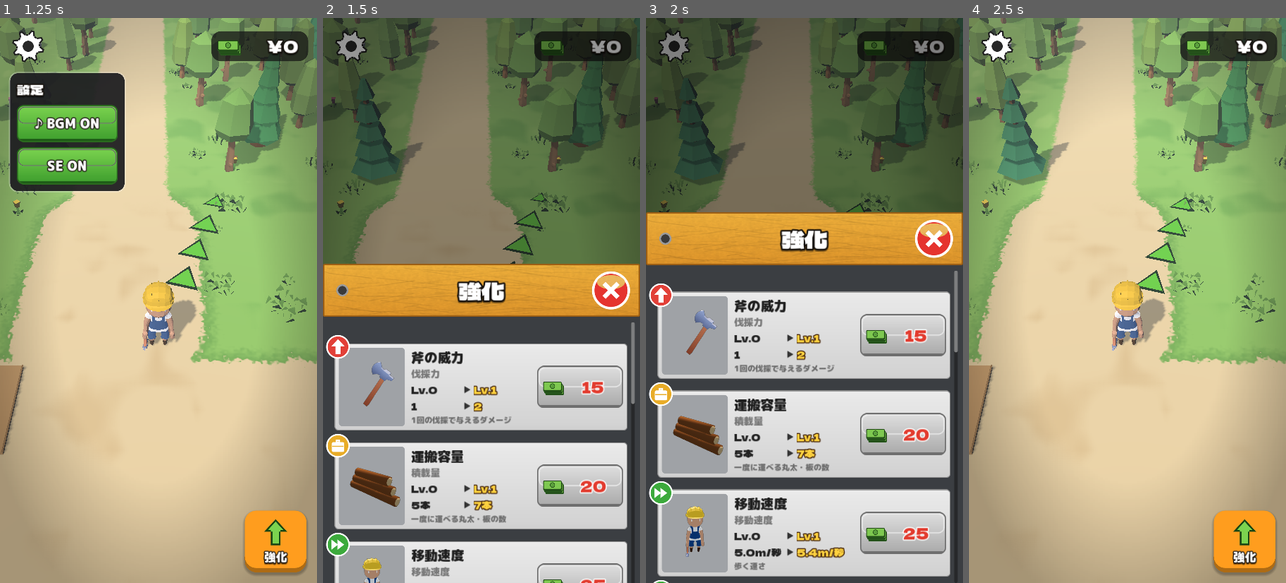
Above: before the commit, frames 1-4 (left to right).
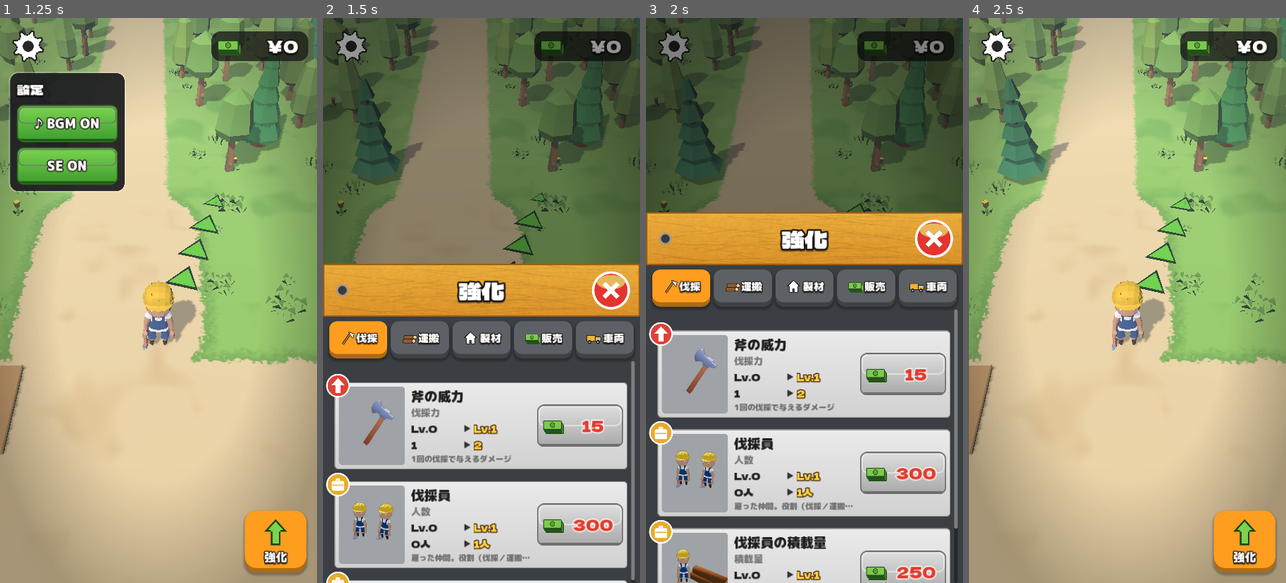
Above: after the commit, the same moments.

Repository: seoooma/tree-miner
Game: Godot game, scene res://scenes/main.tscn
Same seed, same stepped clock (60 frames per second), same inputs: the game is played once before the commit and once after it.
Inputs (mouse positions are in pixels of both pictures, inside the frame that each line leads up to):
- Up to frame 1 (1.25 s): click (28, 46) at 0.52 s
- Up to frame 2 (1.5 s): click (598, 543) at 1.27 s
- Up to frame 3 (2 s): no input
- Up to frame 4 (2.5 s): click (1257, 238) at 2.02 s

Frame 1 is identical in both runs. In frame 2, 28% of the frame differs, in the area x 0-99%, y 53-100%; in frame 3, 33%, in the area x 0-99%, y 44-100%; in frame 4, nothing differs.

Commit message:
強化画面をタブ（伐採・運搬・製材・販売・車両）で分け、川への積み込み数の表示をなくす
- balance.json に upgrade_groups を追加。items に id を足すだけで新しい強化をタブに入れられる。どこにも無いものは「その他」タブに出る
- 今買える強化があるタブに赤い丸を付ける
- 伐採員の役割チップは伐採タブに出す
- 積み込み枠の下の「積載量: N」を消す
- スモークテストで、すべての強化・機械がどれかのタブに入っていることを確認する

Co-Authored-By: Claude Opus 5.5 <noreply@anthropic.com>
Claude-Session: https://claude.ai/code/session_01PjCfv8LCVJhhg1ekLBwUXh

Diff:
--- a/autoload/game_data.gd
+++ b/autoload/game_data.gd
@@ -17,6 +17,8 @@
 var trees: Array = []
 var areas: Array = []
 var upgrades: Array = []
+## 強化画面のタブ（{id, name, icon, items}）。_comment だけの要素は除く
+var upgrade_groups: Array = []
 
 var _tree_index: Dictionary = {}
 var _upgrade_index: Dictionary = {}
@@ -49,6 +51,10 @@
 	trees = data.get("trees", [])
 	areas = data.get("areas", [])
 	upgrades = data.get("upgrades", [])
+	upgrade_groups = []
+	for g in data.get("upgrade_groups", []):
+		if g is Dictionary and g.has("id"):
+			upgrade_groups.append(g)
 
 	_tree_index.clear()
 	for t in trees:
@@ -96,6 +102,14 @@
 
 
 # ---- 強化 ----
+
+## 強化（または機械）が入っている強化画面のタブの id。どのタブにも無ければ空文字
+func upgrade_group_of(id: String) -> String:
+	for g in upgrade_groups:
+		if (g.get("items", []) as Array).has(id):
+			return str(g["id"])
+	return ""
+
 
 func upgrade_def(id: String) -> Dictionary:
 	return _upgrade_index.get(id, {})
--- a/data/balance.json
+++ b/data/balance.json
@@ -107,6 +107,15 @@
 		  "weights": { "maple": 5, "oak": 25, "ebony": 70 } }
 	],
 
+	"upgrade_groups": [
+		{ "_comment": "強化画面のタブ。ゲームの流れの順に並べる。items に強化（upgrades の id）や機械（machines のキー）を入れると、そのタブにカードが出る。どこにも入っていないものは「その他」タブに出る" },
+		{ "id": "chop",   "name": "伐採", "icon": "icon_axe",    "items": ["axe_power", "lumberjack", "lumberjack_capacity"] },
+		{ "id": "carry",  "name": "運搬", "icon": "icon_log",    "items": ["capacity", "move_speed", "river", "conveyor"] },
+		{ "id": "saw",    "name": "製材", "icon": "icon_home",   "items": ["sawmill", "plank_belt"] },
+		{ "id": "sell",   "name": "販売", "icon": "icon_money",  "items": ["dock"] },
+		{ "id": "vehicle", "name": "車両", "icon": "icon_truck", "items": ["harvester", "hauler"] }
+	],
+
 	"upgrades": [
 		{ "id": "axe_power",  "name": "斧の威力",   "desc": "1回の伐採で与えるダメージ",
 		  "base_value": 1.0, "per_level": 1.0,  "base_cost": 15,  "cost_growth": 1.55, "max_level": 40, "unit": "",      "decimals": 0 },
--- a/scripts/ui/hud.gd
+++ b/scripts/ui/hud.gd
@@ -4,11 +4,18 @@
 ## - 左上: 設定（ギア）。BGM / 効果音のオン・オフはここから開く
 ## - 右上: 所持金のピル
 ## - 下: 乗る／降りる・強化のタイルボタン
-## - 強化画面: 下からせり上がるシート（カード・サムネイル・おすすめ・伐採員の役割チップ）
+## - 強化画面: 下からせり上がるシート。上のタブ（伐採・運搬・製材・販売・車両。balance.json の upgrade_groups）で切り替え、カード・サムネイル・おすすめ・伐採員の役割チップを出す
 ## - ワールド表示: プレイヤー頭上の積荷バー、機械の燃料・積荷バー、案内先が画面外のときの端のインジケーター
 ## 表示だけを担当し、ゲームの数値や処理は GameState / 各ノードが持つ。
 
 const SHEET_RATIO := 0.65
+## 強化シートのタブの位置と高さ（見出しの帯のすぐ下）
+const TABS_TOP := 122
+const TABS_HEIGHT := 84
+const TAB_ON := Color("#ff9d1e")
+const TAB_OFF := Color("#5d6166")
+## upgrade_groups のどこにも入っていない強化を集めるタブ
+const OTHER_GROUP := "_other"
 const STAT_NAMES := {
 	"axe_power": "伐採力",
 	"capacity": "積載量",
@@ -59,6 +66,10 @@
 var _roles_box: HFlowContainer
 var _roles_title: Label
 var _rows: Dictionary = {}
+var _groups: Array = []
+var _tabs: Dictionary = {}  # グループの id -> {button, dot}
+var _pages: Dictionary = {}  # グループの id -> そのタブのカードを並べる VBoxContainer
+var _current_tab := ""
 var _shown_money := 0
 var _thumbs: Thumbnails
 var _scroll: ScrollContainer
@@ -418,10 +429,12 @@
 		_set_sheet(false))
 	header.add_child(close)
 
+	_build_tabs()
+
 	var scroll := ScrollContainer.new()
 	_scroll = scroll
 	scroll.set_anchors_preset(Control.PRESET_FULL_RECT)
-	scroll.offset_top = 124
+	scroll.offset_top = TABS_TOP + TABS_HEIGHT + 6
 	scroll.offset_left = 4
 	scroll.offset_right = -12
 	scroll.horizontal_scroll_mode = ScrollContainer.SCROLL_MODE_DISABLED
@@ -433,32 +446,138 @@
 	margin.add_theme_constant_override("margin_top", 18)
 	margin.add_theme_constant_override("margin_right", 8)
 	scroll.add_child(margin)
-	var list := VBoxContainer.new()
-	list.size_flags_horizontal = Control.SIZE_EXPAND_FILL
-	list.add_theme_constant_override("separation", 26)
-	margin.add_child(list)
-	var top_pad := Control.new()
-	top_pad.custom_minimum_size = Vector2(0, 4)
-	list.add_child(top_pad)
-
+	var pages := VBoxContainer.new()
+	pages.size_flags_horizontal = Control.SIZE_EXPAND_FILL
+	margin.add_child(pages)
+	for g in _groups:
+		var list := VBoxContainer.new()
+		list.size_flags_horizontal = Control.SIZE_EXPAND_FILL
+		list.add_theme_constant_override("separation", 26)
+		pages.add_child(list)
+		var top_pad := Control.new()
+		top_pad.custom_minimum_size = Vector2(0, 4)
+		list.add_child(top_pad)
+		_pages[g["id"]] = list
+
+	# カードは balance.json の upgrades → machines の順。どのタブに入るかは upgrade_groups で決める
 	for def in GameData.upgrades:
-		_build_card(list, def)
+		_build_card(_page_for(str(def["id"])), def)
 	# 機械（伐採機・運搬車）もほかの強化と同じカードで買う。Lv = ランク
 	for kind in GameData.machines:
 		if str(kind).begins_with("_"):
 			continue
 		var m: Dictionary = GameData.machines[kind]
-		_build_card(list, {"id": kind, "name": m.get("name", kind), "desc": m.get("desc", "")})
-
+		_build_card(_page_for(kind), {"id": kind, "name": m.get("name", kind), "desc": m.get("desc", "")})
+
+	# 伐採員の役割は伐採員のカードと同じタブに出す
+	var roles_page := _page_for("lumberjack")
 	_roles_title = UiKit.label("伐採員の役割（タップで切り替え）", 26)
-	list.add_child(_roles_title)
+	roles_page.add_child(_roles_title)
 	_roles_box = HFlowContainer.new()
 	_roles_box.add_theme_constant_override("h_separation", 12)
 	_roles_box.add_theme_constant_override("v_separation", 12)
-	list.add_child(_roles_box)
-	var bottom_pad := Control.new()
-	bottom_pad.custom_minimum_size = Vector2(0, 30)
-	list.add_child(bottom_pad)
+	roles_page.add_child(_roles_box)
+	for g in _groups:
+		var bottom_pad := Control.new()
+		bottom_pad.custom_minimum_size = Vector2(0, 30)
+		(_pages[g["id"]] as Control).add_child(bottom_pad)
+	_select_tab(str(_groups[0]["id"]))
+
+
+## タブの一覧を作る。balance.json の upgrade_groups に入っていない強化・機械があれば、最後に「その他」タブを足す
+func _collect_groups() -> Array:
+	var groups: Array = []
+	for g in GameData.upgrade_groups:
+		groups.append(g)
+	var ids: Array = []
+	for def in GameData.upgrades:
+		ids.append(str(def["id"]))
+	for kind in GameData.machines:
+		if not str(kind).begins_with("_"):
+			ids.append(str(kind))
+	for id in ids:
+		if GameData.upgrade_group_of(id) == "":
+			groups.append({"id": OTHER_GROUP, "name": "その他", "icon": "icon_upgrade", "items": []})
+			break
+	return groups
+
+
+## カードが入るタブの id（どこにも入っていなければ「その他」）
+func _tab_of(id: String) -> String:
+	var g := GameData.upgrade_group_of(id)
+	return g if _pages.has(g) else OTHER_GROUP
+
+
+func _page_for(id: String) -> VBoxContainer:
+	return _pages[_tab_of(id)]
+
+
+## 見出しの下のタブ（伐採・運搬・製材・販売・車両）。選んでいるタブはオレンジ、ほかは灰色
+func _build_tabs() -> void:
+	_groups = _collect_groups()
+	var bar := HBoxContainer.new()
+	bar.set_anchors_preset(Control.PRESET_TOP_WIDE)
+	bar.offset_top = TABS_TOP
+	bar.offset_bottom = TABS_TOP + TABS_HEIGHT
+	bar.offset_left = 14
+	bar.offset_right = -14
+	bar.add_theme_constant_override("separation", 8)
+	_sheet.add_child(bar)
+	for g in _groups:
+		var gid := str(g["id"])
+		var tab := Button.new()
+		tab.focus_mode = Control.FOCUS_NONE
+		tab.size_flags_horizontal = Control.SIZE_EXPAND_FILL
+		tab.custom_minimum_size = Vector2(0, TABS_HEIGHT)
+		tab.clip_contents = false
+		bar.add_child(tab)
+		var box := HBoxContainer.new()
+		box.set_anchors_preset(Control.PRESET_FULL_RECT)
+		box.offset_bottom = -8
+		box.alignment = BoxContainer.ALIGNMENT_CENTER
+		box.add_theme_constant_override("separation", 2)
+		box.mouse_filter = Control.MOUSE_FILTER_IGNORE
+		tab.add_child(box)
+		var ic := TextureRect.new()
+		ic.texture = UiKit.icon(str(g.get("icon", "icon_upgrade")))
+		ic.custom_minimum_size = Vector2(38, 38)
+		ic.expand_mode = TextureRect.EXPAND_IGNORE_SIZE
+		ic.stretch_mode = TextureRect.STRETCH_KEEP_ASPECT_CENTERED
+		ic.size_flags_vertical = Control.SIZE_SHRINK_CENTER
+		ic.mouse_filter = Control.MOUSE_FILTER_IGNORE
+		box.add_child(ic)
+		var l := UiKit.label(str(g.get("name", gid)), 24, false, Color.WHITE, 7)
+		l.vertical_alignment = VERTICAL_ALIGNMENT_CENTER
+		box.add_child(l)
+		# 今買える強化があるタブに付ける赤い丸
+		var dot := Panel.new()
+		dot.add_theme_stylebox_override("panel", UiKit.flat_box(UiKit.PRICE_RED, 11, 3, Color.WHITE))
+		dot.set_anchors_preset(Control.PRESET_TOP_RIGHT)
+		dot.offset_left = -18
+		dot.offset_right = 4
+		dot.offset_top = -6
+		dot.offset_bottom = 16
+		dot.mouse_filter = Control.MOUSE_FILTER_IGNORE
+		dot.visible = false
+		tab.add_child(dot)
+		tab.button_down.connect(func() -> void: box.position.y = 6)
+		tab.button_up.connect(func() -> void: box.position.y = 0)
+		tab.pressed.connect(func() -> void:
+			if _current_tab != gid:
+				Audio.play("ui", -4.0)
+			_select_tab(gid))
+		_tabs[gid] = {"button": tab, "dot": dot}
+
+
+func _select_tab(gid: String) -> void:
+	_current_tab = gid
+	for key in _tabs:
+		var on: bool = key == gid
+		UiKit.flat_skin(_tabs[key]["button"], TAB_ON if on else TAB_OFF, 18)
+		(_pages[key] as Control).visible = on
+	if _scroll:
+		_scroll.scroll_vertical = 0
+	_fling = 0.0
 
 
 func _build_card(list: Control, def: Dictionary) -> void:
@@ -607,6 +726,7 @@
 	_money_label.text = "¥%d" % GameState.money
 
 	var best_id := _recommended()
+	var buyable_tabs: Dictionary = {}
 	for id in _rows:
 		var row: Dictionary = _rows[id]
 		var is_machine := GameData.machines.has(id)
@@ -653,12 +773,15 @@
 			button.icon = UiKit.icon("icon_money")
 			button.disabled = false
 			if affordable:
+				buyable_tabs[_tab_of(id)] = true
 				UiKit.skin_button(button, "btn_green", "btn_green_pressed", 18, 10)
 				_price_color(button, Color.WHITE, Color("#1d4a12"))
 			else:
 				UiKit.skin_button(button, "btn_gray", "", 18, 10)
 				_price_color(button, UiKit.PRICE_RED, Color(1, 1, 1, 0.9))
 		(row["ribbon"] as Label).visible = id == best_id
+	for gid in _tabs:
+		(_tabs[gid]["dot"] as Control).visible = buyable_tabs.has(gid)
 
 
 static func _price_color(b: Button, color: Color, outline: Color) -> void:
--- a/scripts/world/loading_point.gd
+++ b/scripts/world/loading_point.gd
@@ -33,7 +33,7 @@
 func refresh_text() -> void:
 	if _zone == null or line == null:
 		return
-	_zone.set_text("川へ積み込み", "積載量: %d" % line.in_transit_from(self))
+	_zone.set_text("川へ積み込み")
 
 
 func _process(delta: float) -> void:
--- a/tests/smoke_test.gd
+++ b/tests/smoke_test.gd
@@ -92,6 +92,16 @@
 	# 6. 伐採機を買う（ほかの強化と同じく、強化画面のカードのボタンで買う）
 	_check(not main.has_node("MachineShop") and get_tree().get_nodes_in_group("machines").is_empty(), "最初は機械が無い")
 	_check(main.hud._rows.has("harvester") and main.hud._rows.has("hauler"), "強化画面に伐採機・運搬車のカードがある")
+	# 強化画面はタブで分ける。すべての強化・機械が upgrade_groups のどれかのタブに入っている
+	var ungrouped: Array = []
+	for id in main.hud._rows:
+		if GameData.upgrade_group_of(id) == "":
+			ungrouped.append(id)
+	_check(ungrouped.is_empty() and main.hud._rows.size() == GameData.upgrades.size() + GameData.machines.keys().filter(func(k: String) -> bool: return not k.begins_with("_")).size(), "強化画面のカードがすべてどれかのタブに入っている%s" % ("" if ungrouped.is_empty() else " (タブ無し: %s)" % ", ".join(ungrouped)))
+	main.hud._select_tab(GameData.upgrade_group_of("harvester"))
+	_check(main.hud._pages[GameData.upgrade_group_of("harvester")].visible, "タブを切り替えると、そのタブのカードが出る")
+	_check(not main.hud._pages[GameData.upgrade_group_of("axe_power")].visible, "ほかのタブのカードは隠れる")
+	main.hud._select_tab(str(GameData.upgrade_groups[0]["id"]))
 	GameState.money = maxi(GameState.money, GameState.machine_next_cost("harvester"))
 	var money_before_machine := GameState.money
 	_press_card("harvester")
--- a/tools/cloud/shots.gd
+++ b/tools/cloud/shots.gd
@@ -1,6 +1,6 @@
 extends Node
 ## 見た目の確認用に、決まった場面のスクリーンショットを撮る（クラウドのセッション向け）。
-## 実行: tools/cloud/screenshots.sh <出力フォルダ> [幅x高さ] [撮る場面（カンマ区切り）]。fuel / upgrades / overview は名前を指定したときだけ撮る
+## 実行: tools/cloud/screenshots.sh <出力フォルダ> [幅x高さ] [撮る場面（カンマ区切り）]。fuel / upgrades / upgrades_chop / overview は名前を指定したときだけ撮る
 ## セーブデータは書き換えない。
 
 const SHOTS := ["home", "chop", "felled", "saw", "sell", "river"]
@@ -115,13 +115,20 @@
 	await _wait(1.0)
 
 
-## 強化画面の機械のカード（名前を指定したときだけ撮る: upgrades）
+## 強化画面の機械のカード（車両タブ。名前を指定したときだけ撮る: upgrades）
 func _shot_upgrades() -> void:
 	_place(main.PLAYER_SPAWN)
 	main.hud._set_sheet(true)
+	main.hud._select_tab(GameData.upgrade_group_of("harvester"))
 	await _wait(0.5)
-	main.hud._scroll.scroll_vertical = 100000
-	await _wait(0.3)
+
+
+## 強化画面の最初のタブ（伐採。伐採員の役割チップまで見えるよう下へ送る。名前を指定したときだけ撮る: upgrades_chop）
+func _shot_upgrades_chop() -> void:
+	_place(main.PLAYER_SPAWN)
+	main.hud._set_sheet(true)
+	main.hud._select_tab(GameData.upgrade_group_of("axe_power"))
+	await _wait(0.5)
 
 
 ## 拠点全体を高い所から見下ろす（配置の確認用。名前を指定したときだけ撮る: overview。カメラを外すので最後に撮る）
